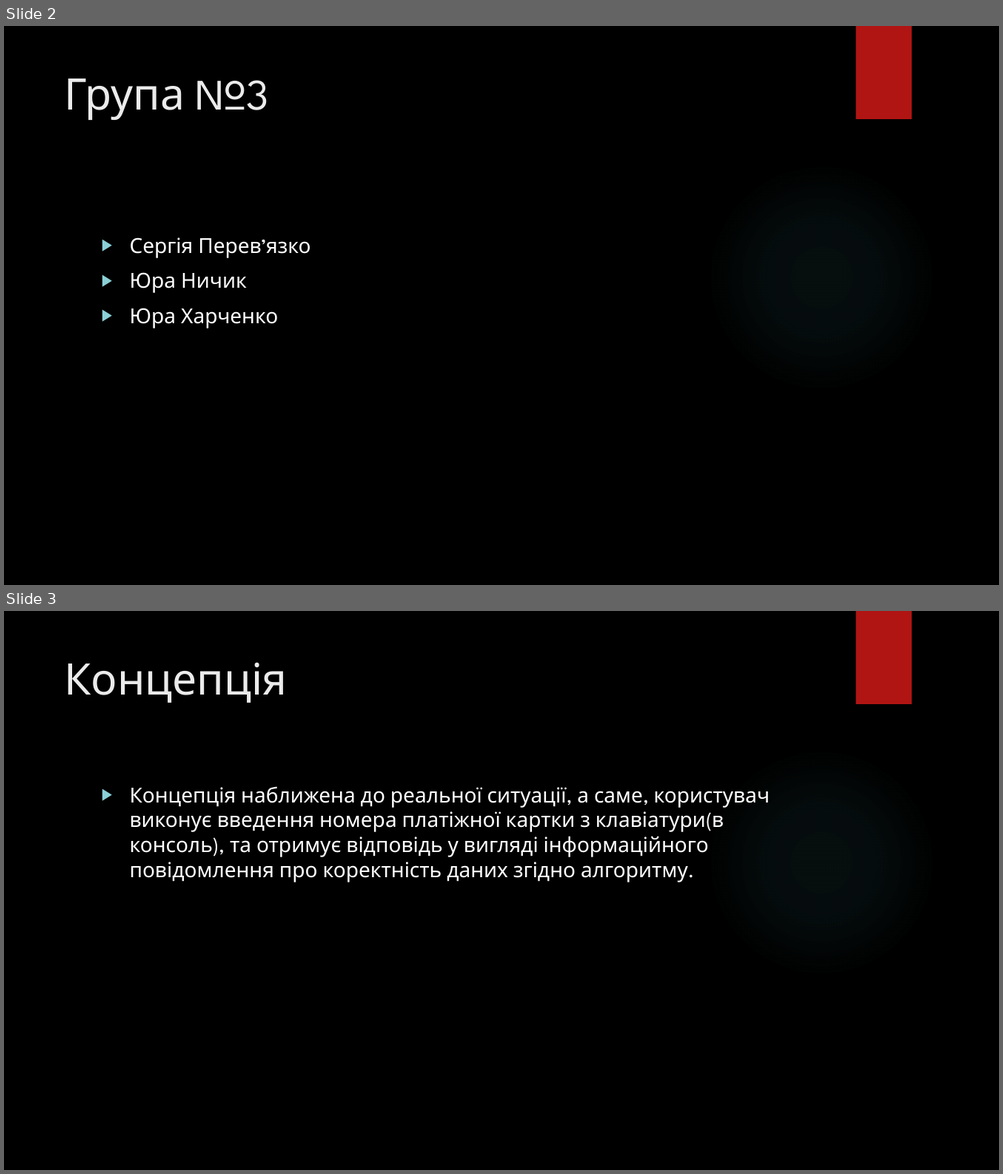
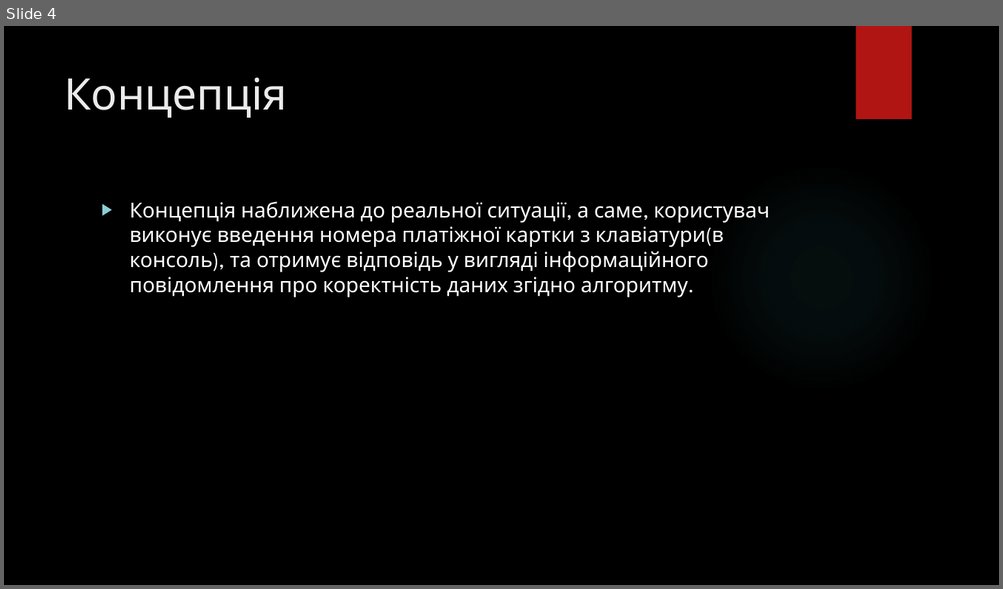
Before and after one commit to YurkoNychyk/CoreProject, a slide deck: presentationInPoint.pptx. Shown one above the other, each under a label of ours: slides 2 and 3 before the commit, slide 4 after it. The pictures are 1003x1174 and 1003x589 pixels, drawn with LibreOffice and Linux fonts; fonts in the diff are those of the drawing; background and template pictures are left out. Boxes give left, top, right and bottom in pixels: in the first picture for what was removed or moved away, otherwise in the second. Text is boxed around its words. In the diff, an @@ line names an element or a change of style, - is before the commit and + after.

```diff
--- a/presentationInPoint.pptx
+++ b/presentationInPoint.pptx
@@ slide 2 removed at <box>4,26,999,585</box>, background picture (left out); not listed: 2 template elements that a slide beside it also shows @@
@@ title removed at <box>64,79,269,120</box> @@
-Група №3
@@ text removed at <box>130,238,311,329</box> @@
-▶ Сергія Перев’язко
-▶ Юра Ничик
-▶ Юра Харченко
@@ what was slide 3 is now slide 4 @@
```
Also in this commit, not shown: 2 slides changed, 1 slide added, 11 other files.
